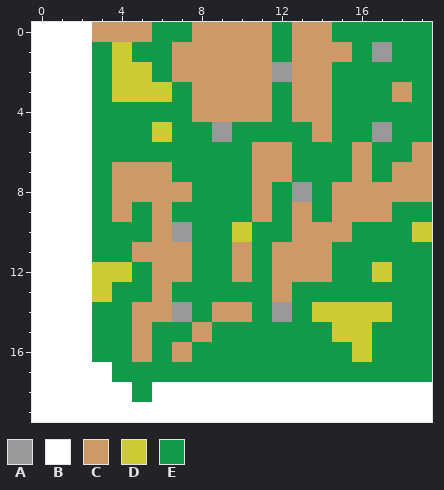
A pixel-art sprite gets an edit: Assets/Materials/HightMap/Terrains.png. Above, as it was before the edit.
The file is 200x200 pixels, drawn in blocks of 10x10; one block is one cell here.
Palette (. is transparent): A #999999  B #ffffff  C #cd9a66  D #cccc32  E #119b49
Pixels before, first column x 0:
 0 BBBCCCEECCCCECCEEEEE
 1 BBBEDEECCCCCECCCEAEE
 2 BBBEDDECCCCCACCEEEEE
 3 BBBEDDDECCCCECCEEECE
 4 BBBEEEEECCCCECCEEEEE
 5 BBBEEEDEEAEEEECEEAEE
 6 BBBEEEEEEEECCEEECEEC
 7 BBBECCCEEEECCEEECECC
 8 BBBECCCCEEECEAECCCCC
 9 BBBECECEEEECECECCCEE
10 BBBEEECAEEDEECCCEEED
11 BBBEECCCEECECCCEEEEE
12 BBBDDECCEECECCCEEDEE
13 BBBDEECEEEEECEEEEEEE
14 BBBEECCAECCEAEDDDDEE
15 BBBEECEECEEEEEEDDEEE
16 BBBEECECEEEEEEEEDEEE
17 BBBBEEEEEEEEEEEEEEEE
18 BBBBBEBBBBBBBBBBBBBB
19 BBBBBBBBBBBBBBBBBBBB
The same view after the edit:
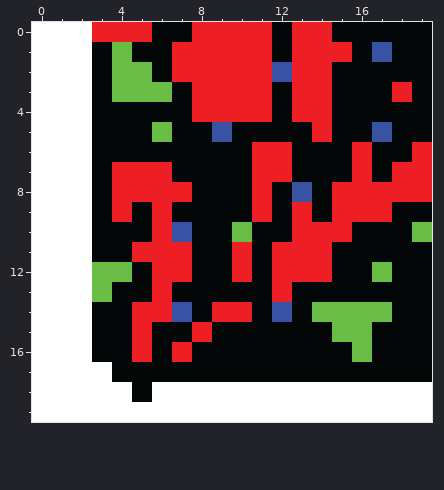
The exact change:
colour A: #999999 -> #3853a4
colour C: #cd9a66 -> #ed1f24
colour D: #cccc32 -> #69bd45
colour E: #119b49 -> #040707
Changed places in both pictures, as pixel boxes (x1, y1, x2, y2):
changed: (92, 22, 432, 402)
